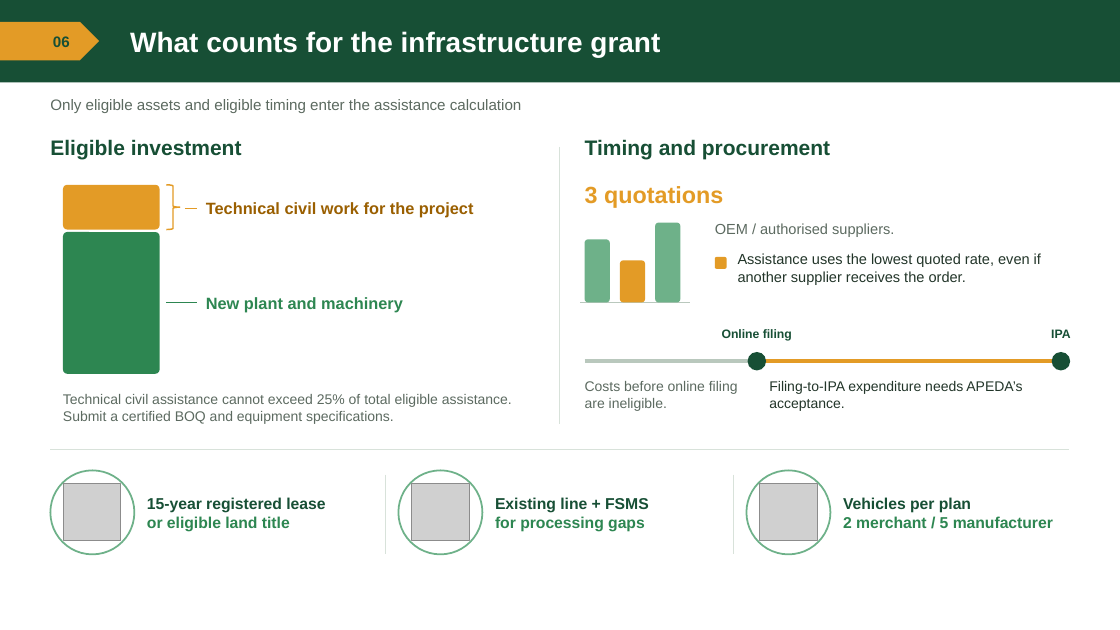
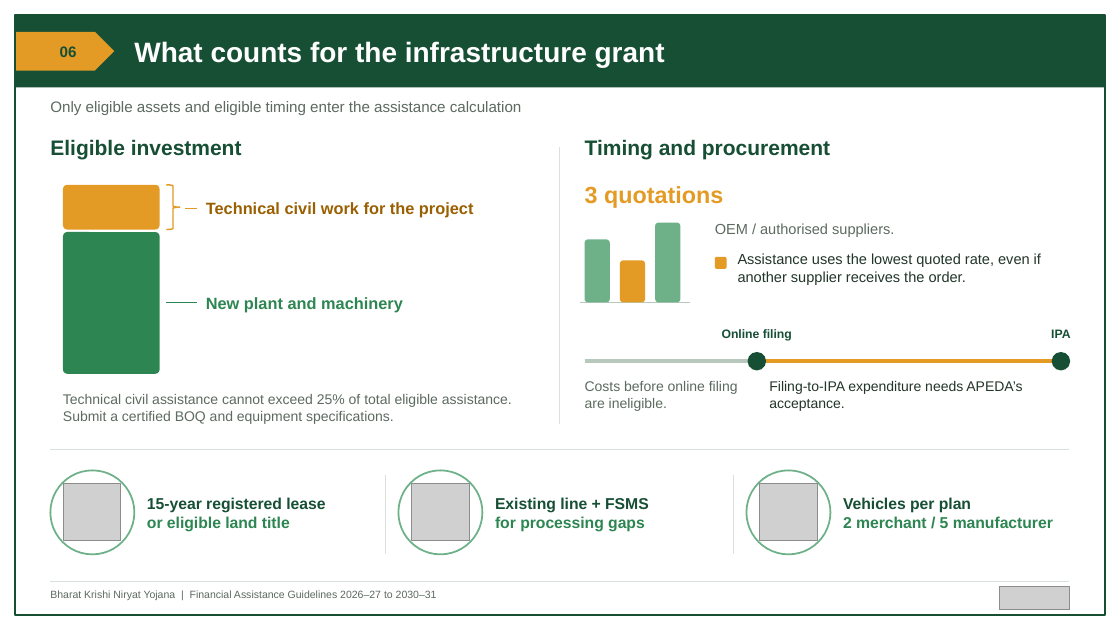
Before and after one commit to BantheFox012/FM, a slide deck: slide 6 of APEDA_BKNY_Standard_40_Percent.pptx. Drawn at 1120x630 pixels with LibreOffice and Linux fonts; fonts in the diff are those of the drawing; grey boxes stand for pictures. Boxes give left, top, right and bottom in pixels: in the first picture for what was removed or moved away, otherwise in the second. Text is boxed around its words. In the diff, an @@ line names an element or a change of style, - is before the commit and + after.

```diff
--- a/APEDA_BKNY_Standard_40_Percent.pptx
+++ b/APEDA_BKNY_Standard_40_Percent.pptx
@@ rectangle: place and size @@
-rectangle at (0,0,1120,82)
+rectangle at (15,15,1105,87)
@@ rectangle added at (15,15,1105,615), outline #174F35 1.25 pt @@
@@ text "What counts for the infrastructure ...": place and size @@
-text "What counts for the infrastructure ..." at (130,31,660,57)
+text "What counts for the infrastructure ..." at (134,41,665,67)
@@ pentagon arrow: place and size @@
-pentagon arrow at (0,22,99,60)
+pentagon arrow at (15,32,114,71)
@@ text "06": place and size @@
-text "06" at (53,36,70,47)
+text "06" at (60,46,77,57)
@@ line added from (50, 581) to (1070, 581), #D8E2DA 0.75 pt @@
@@ text added at (50,590,437,600), 9 pt, text #5C6A60 @@
+Bharat Krishi Niryat Yojana | Financial Assistance Guidelines 2026–27 to 2030–31
@@ picture added at (1000,586,1070,610) @@
```
Also in this commit, not shown: 11 other slides changed.
